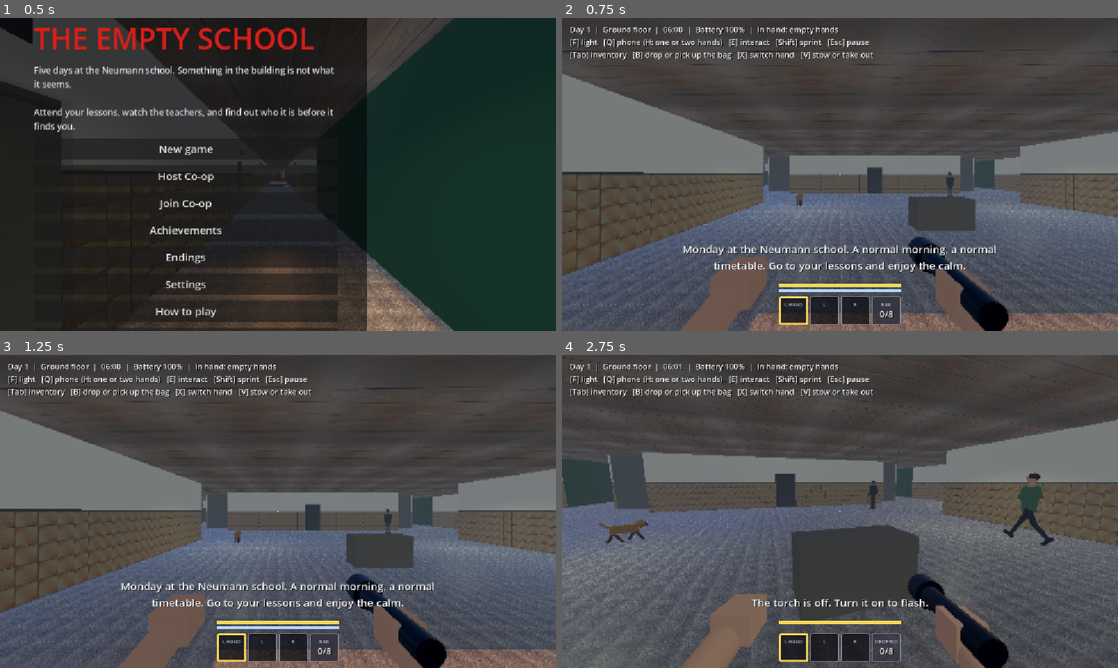
Above: before the commit, frames 1-4 (two rows, left to right).
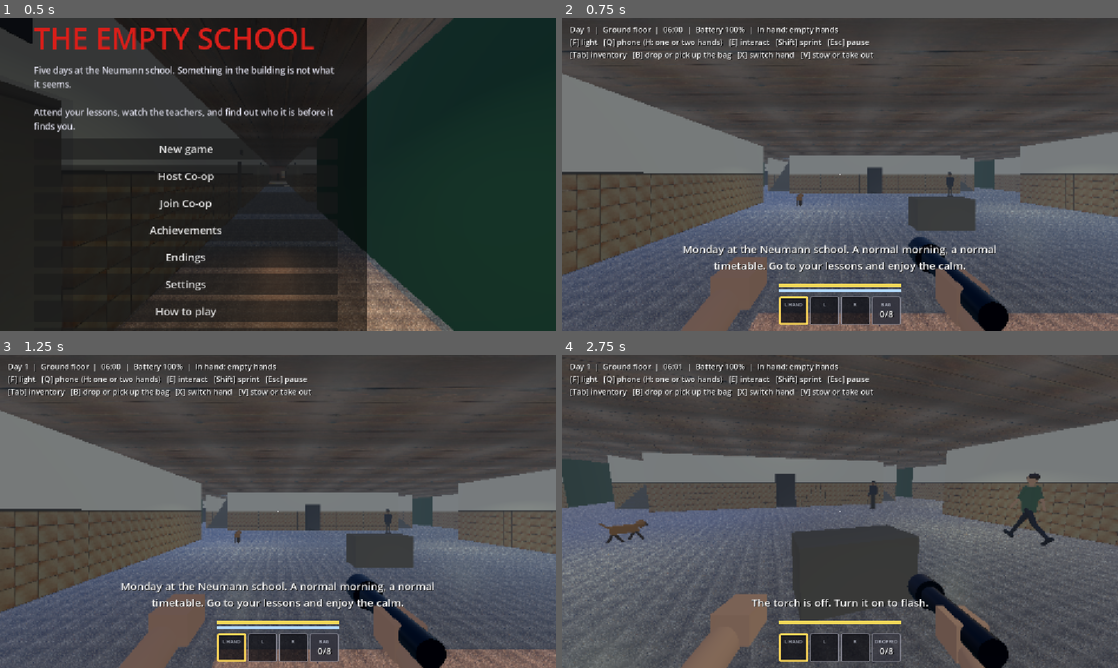
Above: after the commit, the same moments.

Repository: CsPS0/Neumann-Survival-Week
Game: Godot game, scene res://scenes/main.tscn
Same seed, same stepped clock (60 frames per second), same inputs: the game is played once before the commit and once after it.
Inputs (mouse positions are in pixels of both pictures, inside the frame that each line leads up to):
- Up to frame 1 (0.5 s): no input
- Up to frame 2 (0.75 s): click "New game" at 0.5 s
- Up to frame 3 (1.25 s): no input
- Up to frame 4 (2.75 s): tap Enter at 1.25 s; move the mouse to (867, 511) at 1.27 s; hold B (bag) 1.28-2.03 s; hold W (move_forward) from 1.28 s (still down); move the mouse to (812, 511) at 2.02 s; tap T (flash) at 2.1 s

Frame 1 is identical in both runs. In frame 2, 0.3% of the frame differs, in the area x 37-74%, y 44-55%; in frame 3, 0.3%; in frame 4, 0.7%, in the area x 8-60%, y 32-49%.

Commit message:
Garden door beside the Porta, Porta window and stairs turned 180 (#40)
Changes in HORROR-GAME only, in `scripts/main.gd`.

- The garden door moves from the entrance hall's east wall to the south
wall, at the hall's east end beside the Porta. This matches the gap in
the fire plan's south wall.
- The wall between the Porta and the Büfé now has a 1.2 m serving window
(sill 0.9 m, top 2.4 m). Both rooms cut the same opening and only the
Porta adds the glass.
- All four stairwells are rotated by 180 degrees. Every flight now
climbs towards -Z instead of +Z. The steps, the walking ramp, the
closing wall under the lower flight and the rail on the open end of the
upper flight are mirrored. The stairwell footprints and floor holes are
unchanged.

Checks: headless boot of `scenes/main.tscn` with `--quit-after 240`
prints no errors on Godot 4.7 stable. A scripted ray test confirms the
first stairwell's ramp is high at the north end and low at the south
end. No screenshots were taken.

Diff:
--- a/HORROR-GAME/scripts/main.gd
+++ b/HORROR-GAME/scripts/main.gd
@@ -43,6 +43,8 @@
 const WALL_THICKNESS := 0.25
 const DOOR_WIDTH := 1.5
 const DOOR_HEIGHT := 2.2
+const INNER_WINDOWS := {"Porta": "E", "Büfé": "W"}   ## Room -> side with a window in place of a wall.
+const INNER_WINDOW_WIDTH := 1.2
 const WINDOW_SILL := 0.9        ## Windows in the outer walls: sill height, top height, width and spacing.
 const WINDOW_TOP := 2.4
 const WINDOW_WIDTH := 1.6
@@ -51,7 +53,7 @@
 const FLOOR_NAMES := ["Ground floor", "1st floor", "2nd floor"]
 const TEACHER_ORDER: Array = Lessons.SUSPECT_IDS   ## Accusation options, in button order.
 
-## Stairwell footprints in metres (identical on every floor), plan sized times WORLD_SCALE. Each flight climbs towards +Z.
+## Stairwell footprints in metres (identical on every floor), plan sized times WORLD_SCALE. Each flight climbs towards -Z.
 const STAIR_X := [[-7.8 * WS, -6.0 * WS], [6.0 * WS, 7.8 * WS]]
 const STAIR_Z := [[-9.76 * WS, -2.24 * WS], [4.0 * WS, 11.52 * WS]]
 
@@ -1154,7 +1156,10 @@
 		var a: Vector2 = edges[side][0]
 		var b: Vector2 = edges[side][1]
 		if not doors.has(side):
-			_wall(a, b)
+			if INNER_WINDOWS.get(room[0], "") == side:
+				_inner_window(a, b, room[0] == "Porta")
+			else:
+				_wall(a, b)
 			continue
 		var along_x := side == "N" or side == "S"
 		var centre := (a + b) * 0.5
@@ -1211,6 +1216,23 @@
 	for i in count:
 		_window_pane((cuts[i * 2 + 1] + cuts[i * 2 + 2]) * 0.5, fixed, horizontal)
 	return true
+
+
+## The Porta's east wall has a small serving window to the Buffet (plan: the two share only a window). Both rooms draw
+## the wall, so both cut the same opening and only the Porta adds the glass.
+func _inner_window(a: Vector2, b: Vector2, with_glass: bool) -> void:
+	var lo := minf(a.y, b.y)
+	var hi := maxf(a.y, b.y)
+	var half := WALL_THICKNESS * 0.5
+	var centre := (lo + hi) * 0.5
+	var from := centre - INNER_WINDOW_WIDTH * 0.5
+	var to := centre + INNER_WINDOW_WIDTH * 0.5
+	_wall_strip(lo - half, from, a.x, false, 0.0, WALL_HEIGHT)
+	_wall_strip(to, hi + half, a.x, false, 0.0, WALL_HEIGHT)
+	_wall_strip(from, to, a.x, false, 0.0, WINDOW_SILL)
+	_wall_strip(from, to, a.x, false, WINDOW_TOP, WALL_HEIGHT)
+	if with_glass:
+		_window_pane(centre, a.x, false)
 
 
 func _wall_strip(from: float, to: float, fixed: float, horizontal: bool, y0: float, y1: float) -> void:
@@ -1430,7 +1452,7 @@
 	var length := rect.size.y
 	var xc := rect.get_center().x
 	var z0 := rect.position.y
-	var z1 := rect.end.y
+	var z1 := rect.end.y   # The flight starts here and climbs towards z0.
 	var rise := FLOOR_HEIGHT / STAIR_STEPS
 	var depth := length / STAIR_STEPS
 
@@ -1438,13 +1460,13 @@
 		# The lower flight is a solid wedge; the upper one is a thin sawtooth so it leaves headroom below.
 		var top := (k + 1) * rise
 		var height := minf(top, 0.5) if top_flight else top
-		_box(self, Vector3(xc, y0 + top - height * 0.5, z0 + (k + 0.5) * depth),
+		_box(self, Vector3(xc, y0 + top - height * 0.5, z1 - (k + 0.5) * depth),
 				Vector3(width, height, depth), _stair_material, false)
 
 	var ramp := StaticBody3D.new()
 	var angle := atan2(FLOOR_HEIGHT, length)
 	ramp.position = Vector3(xc, y0 + FLOOR_HEIGHT * 0.5 - 0.15, rect.get_center().y)
-	ramp.rotation.x = -angle
+	ramp.rotation.x = angle
 	var ramp_shape := CollisionShape3D.new()
 	var ramp_box := BoxShape3D.new()
 	ramp_box.size = Vector3(width, 0.3, sqrt(length * length + FLOOR_HEIGHT * FLOOR_HEIGHT))
@@ -1459,11 +1481,11 @@
 				Vector3(0.1, wall_height, length), _wall_material, true)
 	if top_flight:
 		# Nothing boards here on the top floor, so rail off the open end of the hole.
-		_box(_region, Vector3(xc, y0 + FLOOR_HEIGHT + 0.5, z0 + 0.05),
+		_box(_region, Vector3(xc, y0 + FLOOR_HEIGHT + 0.5, z1 - 0.05),
 				Vector3(width, 1.0, 0.1), _wall_material, true)
 	else:
 		# Close the space under the flight; stops short of the floor so the player can step off the ramp's end.
-		_box(_region, Vector3(xc, y0 + (FLOOR_HEIGHT - 0.4) * 0.5, z1 - 0.05),
+		_box(_region, Vector3(xc, y0 + (FLOOR_HEIGHT - 0.4) * 0.5, z0 + 0.05),
 				Vector3(width, FLOOR_HEIGHT - 0.4, 0.1), _wall_material, true)
 
 
@@ -2004,10 +2026,8 @@
 	door.name = "FrontDoor"
 	_front_door = door
 	door.handler = func(_by: Node) -> void: campaign.use_front_door()
-	# Garden door on the entrance hall's east wall (plan x 42.5), beside the front door. Closed in the demo.
-	_select_floor(0)
-	var east := _to_world(42.5, 0.0).x - WALL_THICKNESS * 0.5 - 0.1
-	var garden := _box(self, Vector3(east, 1.1, hall.z), Vector3(0.2, 2.2, 1.4), _closed_material, true, InteractableScript)
+	# Garden door in the entrance hall's south wall, at its east end beside the Porta (the gap in the plan's wall).
+	var garden := _box(self, hall + Vector3(2.2, 1.1, 1.3 * WS), Vector3(1.4, 2.2, 0.2), _closed_material, true, InteractableScript)
 	garden.name = "GardenDoor"
 	garden.prompt = "Garden"
 	garden.handler = func(by: Node) -> void: by.inspected.emit("Garden: not available in the demo.")
